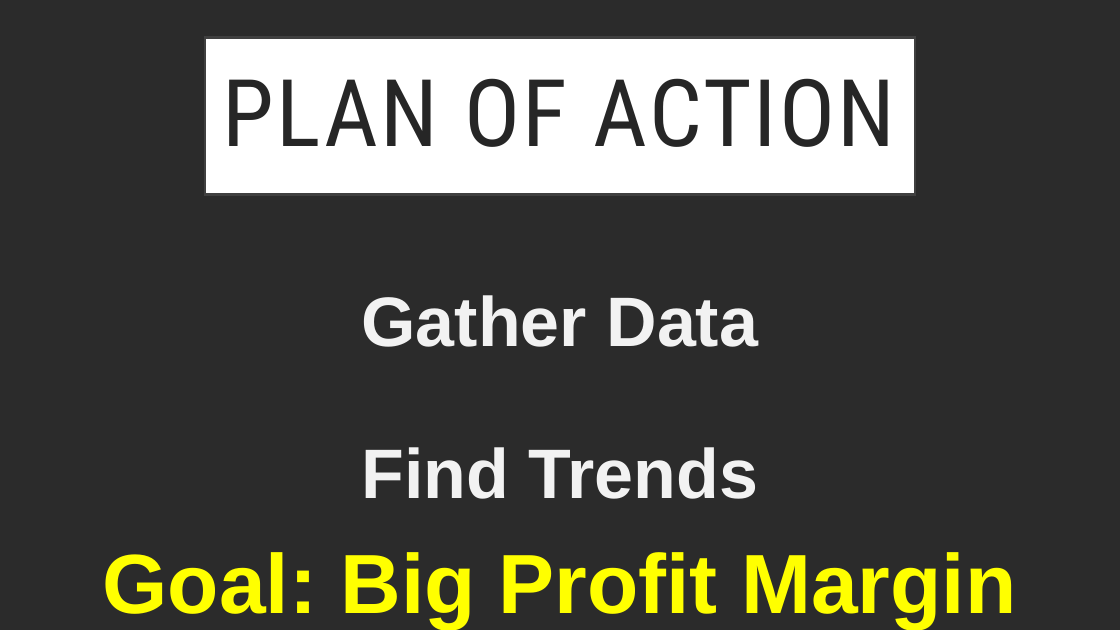
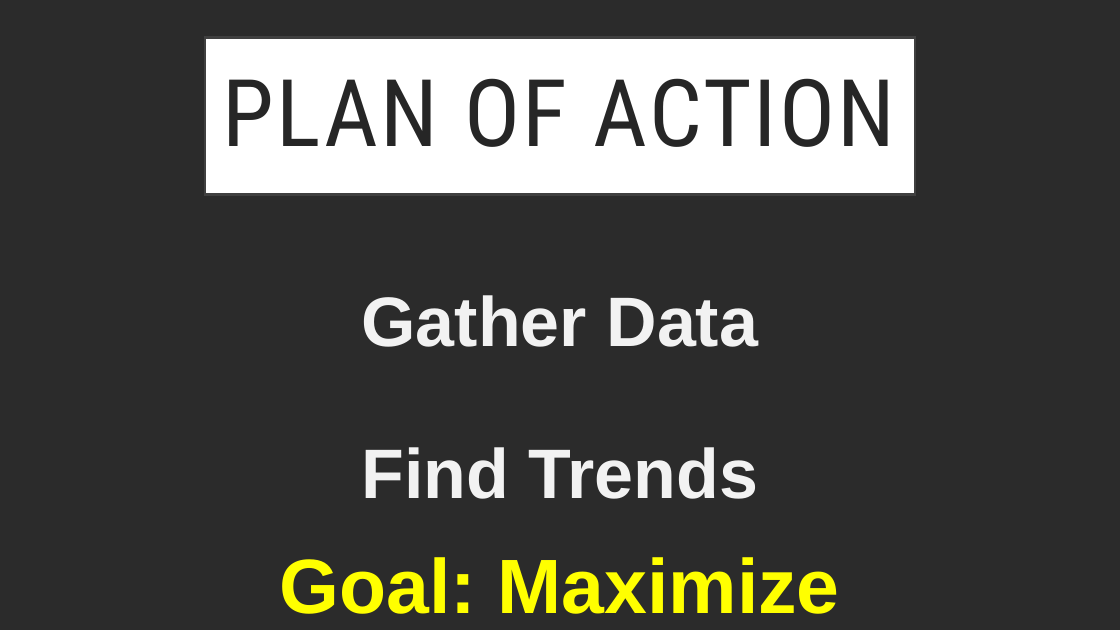
Before and after one commit to conlpate/dsc-mod-1-project-v2-1-onl01-dtsc-pt-052620, a slide deck: slide 2 of Presentation.pptx. Drawn at 1120x630 pixels with LibreOffice and Linux fonts; fonts in the diff are those of the drawing; background and template pictures are left out; a plain dark background stands for a picture behind light text. Boxes give left, top, right and bottom in pixels: in the first picture for what was removed or moved away, otherwise in the second. Text is boxed around its words. In the diff, an @@ line names an element or a change of style, - is before the commit and + after.

```diff
--- a/Presentation.pptx
+++ b/Presentation.pptx
@@ text at (280, 557, 840, 614): text changed; size 72 to 66 pt @@
-Goal: Big Profit Margin
+Goal: Maximize Investment
```
Also in this commit, not shown: 2 other slides changed, 10 slides added, 8 slides removed, 11 other files.
